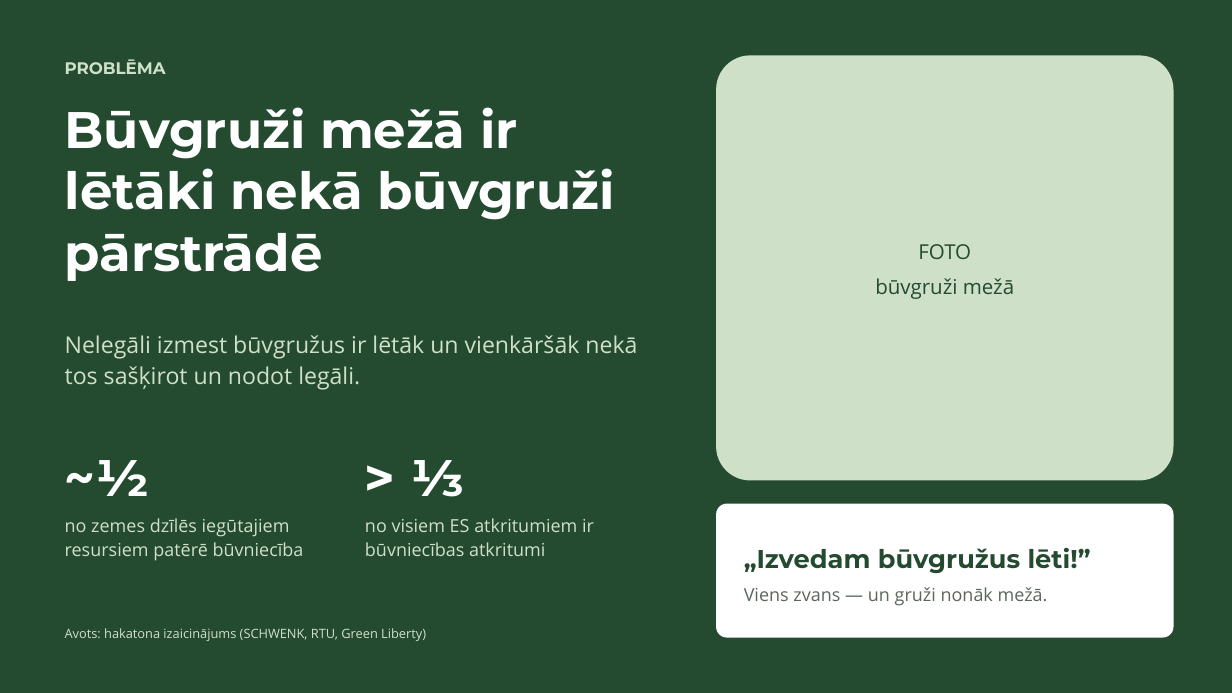
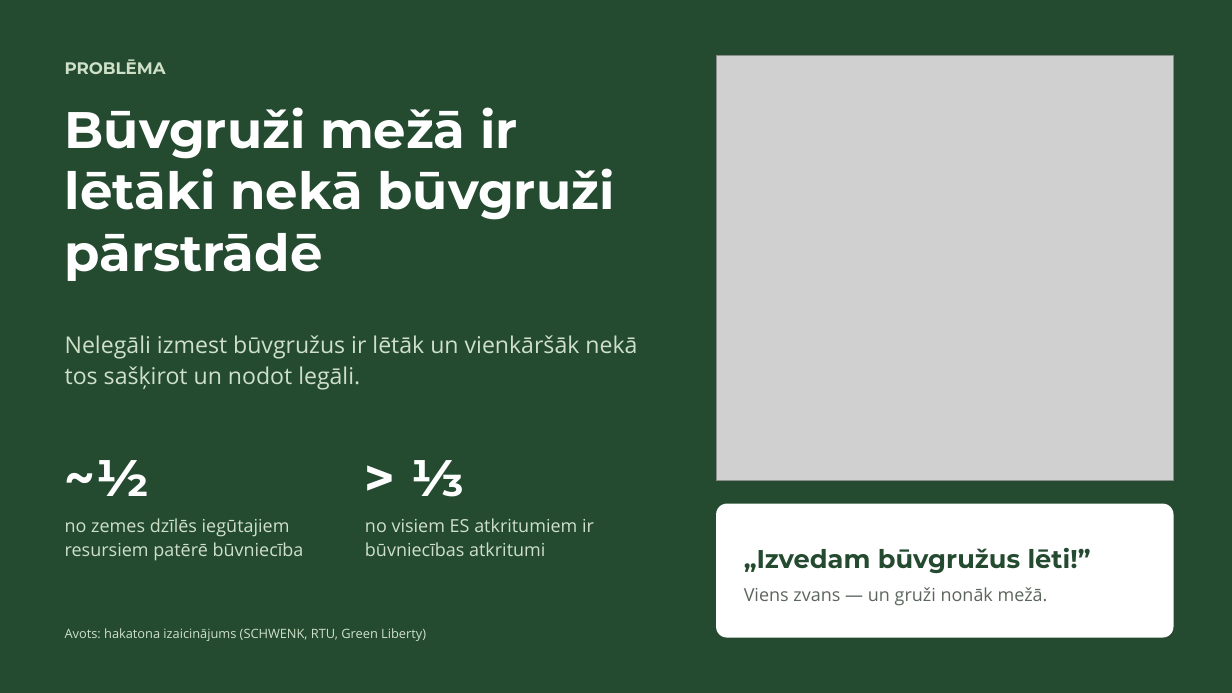
Before and after one commit to cimagustavs/Projekti_majaslapas, a slide deck: slide 1 of hakatons/buvgruzu-birza.pptx. Drawn at 1232x693 pixels with LibreOffice and Linux fonts; fonts in the diff are those of the drawing; grey boxes stand for pictures. Boxes give left, top, right and bottom in pixels: in the first picture for what was removed or moved away, otherwise in the second. Text is boxed around its words. In the diff, an @@ line names an element or a change of style, - is before the commit and + after.

```diff
--- a/hakatons/buvgruzu-birza.pptx
+++ b/hakatons/buvgruzu-birza.pptx
@@ rounded rectangle removed at (716,55,1174,481) @@
@@ picture added at (716,55,1174,481) @@
@@ text removed at (875,244,1014,299) @@
-FOTO
-būvgruži mežā
```
Also in this commit, not shown: 2 other slides changed, 4 other files.
